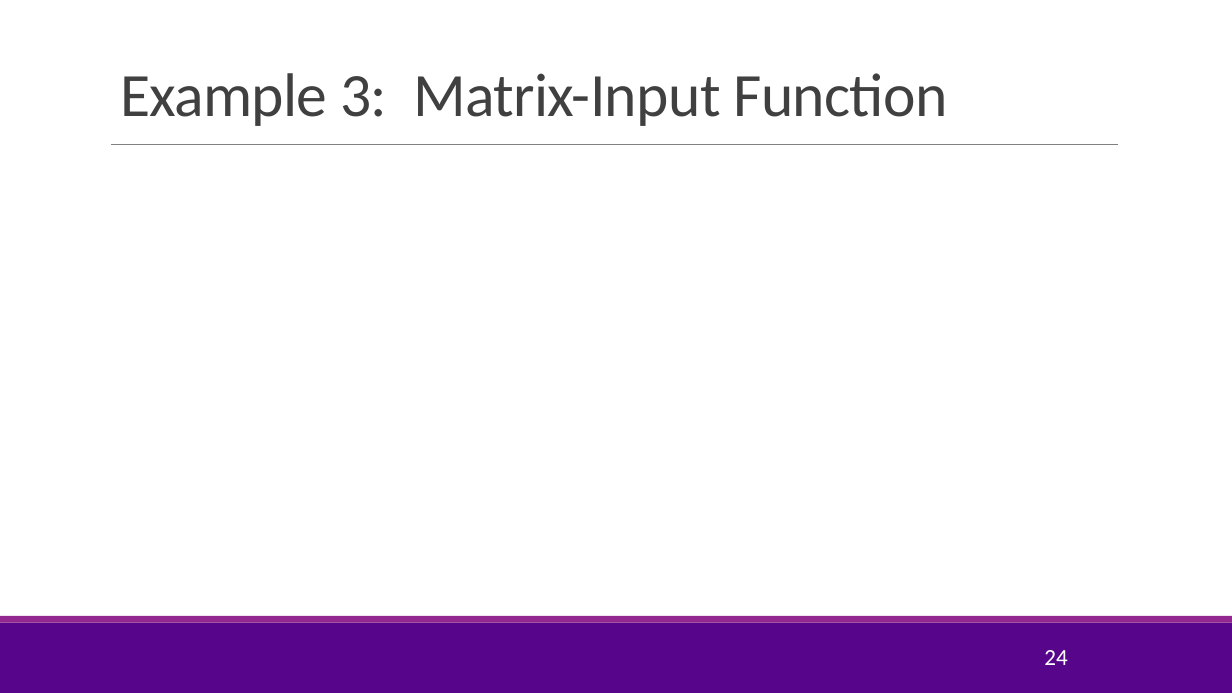
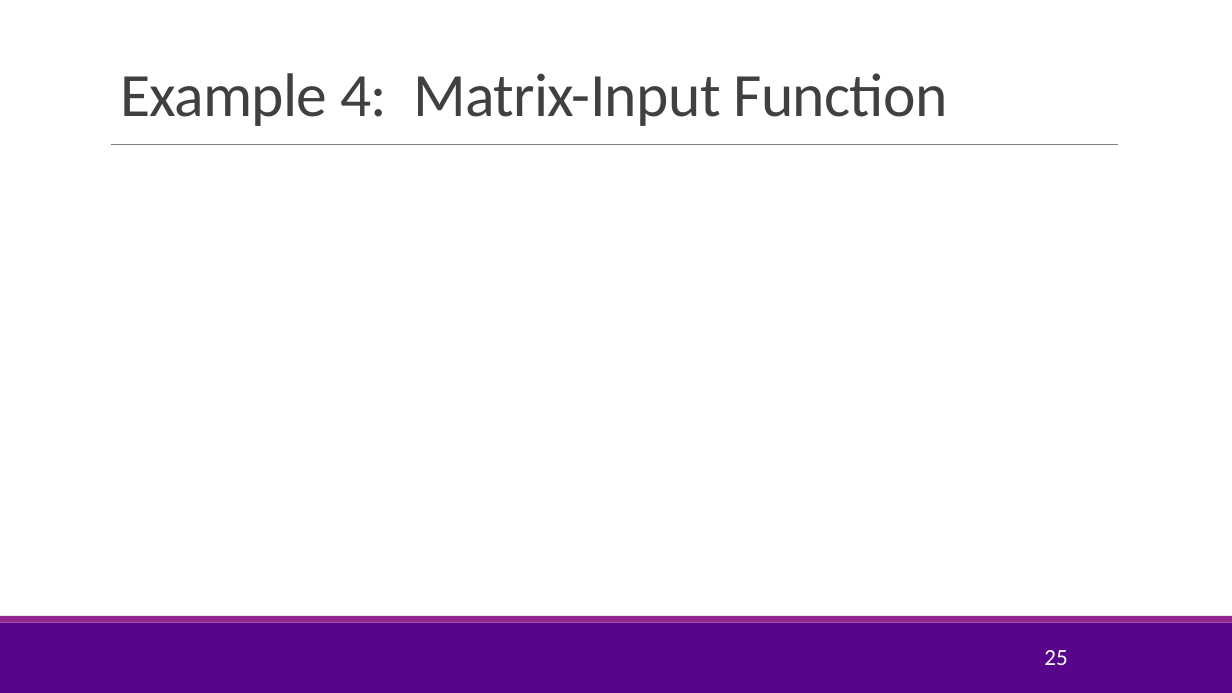
Before and after one commit to sdrangan/introml, a slide deck: slide 25 of lectures/Lect07_Optim.pptx (slide 24 before the commit). Drawn at 1232x693 pixels with LibreOffice and Linux fonts; fonts in the diff are those of the drawing; grey boxes stand for pictures; background and template pictures are left out. Boxes give left, top, right and bottom in pixels: in the first picture for what was removed or moved away, otherwise in the second. Text is boxed around its words. In the diff, an @@ line names an element or a change of style, - is before the commit and + after.

```diff
--- a/lectures/Lect07_Optim.pptx
+++ b/lectures/Lect07_Optim.pptx
@@ title at box(120, 73, 947, 126): text changed @@
-Example 3: Matrix-Input Function
+Example 4: Matrix-Input Function
@@ page number at box(1044, 650, 1067, 665): text changed @@
-24
+25
```
Also in this commit, not shown: 7 other slides changed, 2 slides added, 3 other files.
